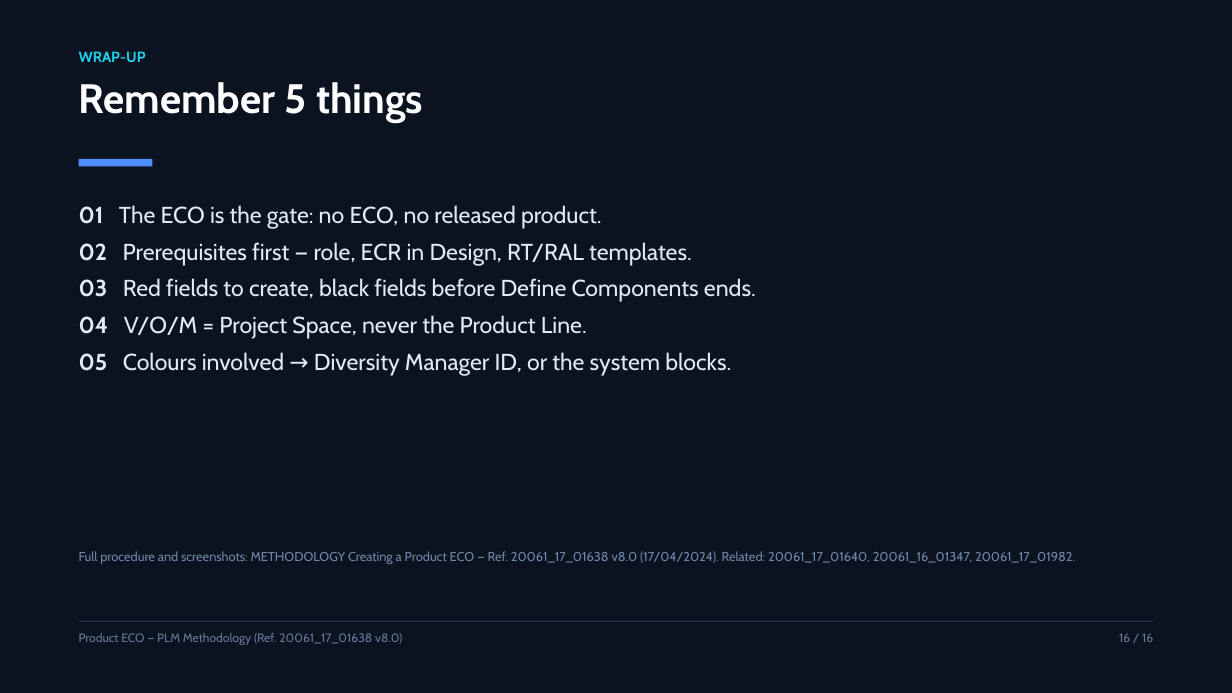
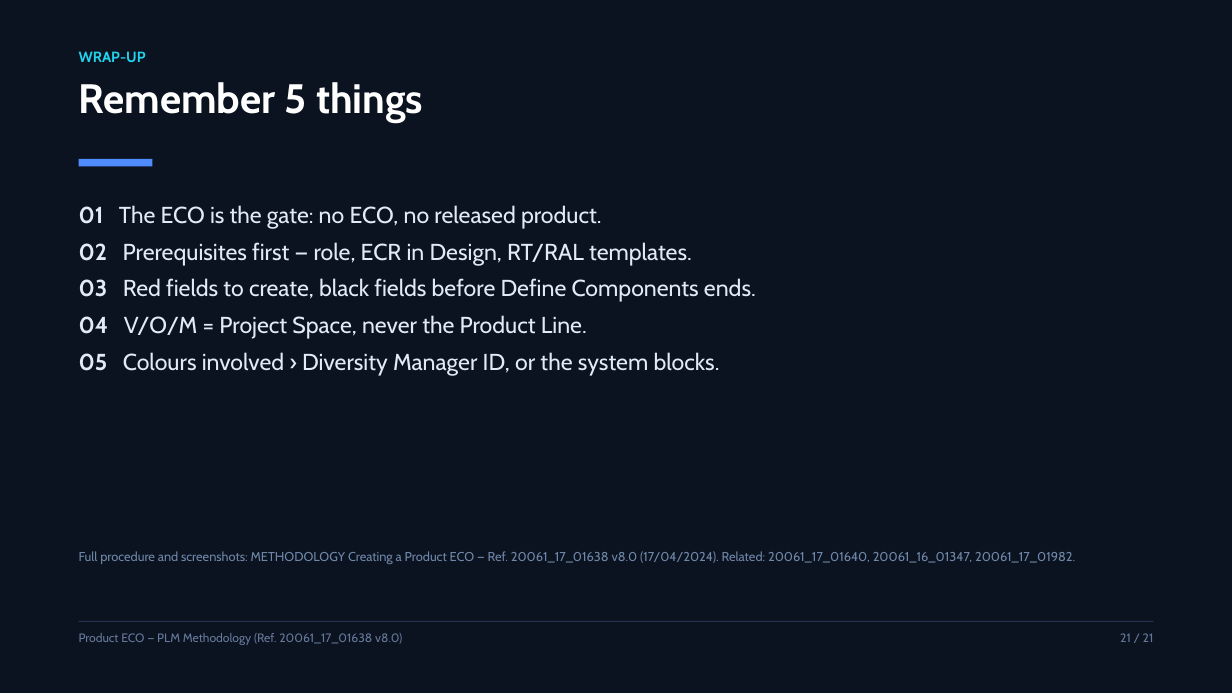
Before and after one commit to OUBELLA22/PLM, a slide deck: slide 21 of eco-presentation/ECO_Product_Presentation.pptx (slide 16 before the commit). Drawn at 1232x693 pixels with LibreOffice and Linux fonts; fonts in the diff are those of the drawing. Boxes give left, top, right and bottom in pixels: in the first picture for what was removed or moved away, otherwise in the second. Text is boxed around its words. In the diff, an @@ line names an element or a change of style, - is before the commit and + after.

```diff
--- a/eco-presentation/ECO_Product_Presentation.pptx
+++ b/eco-presentation/ECO_Product_Presentation.pptx
@@ text at [79, 352, 720, 376]: text changed @@
-05 Colours involved → Diversity Manager ID, or the system blocks.
+05 Colours involved › Diversity Manager ID, or the system blocks.
@@ text at [1120, 633, 1154, 642]: text changed @@
-16 / 16
+21 / 21
```
Also in this commit, not shown: 13 other slides changed, 6 slides added, 1 slide removed, 42 other files.
